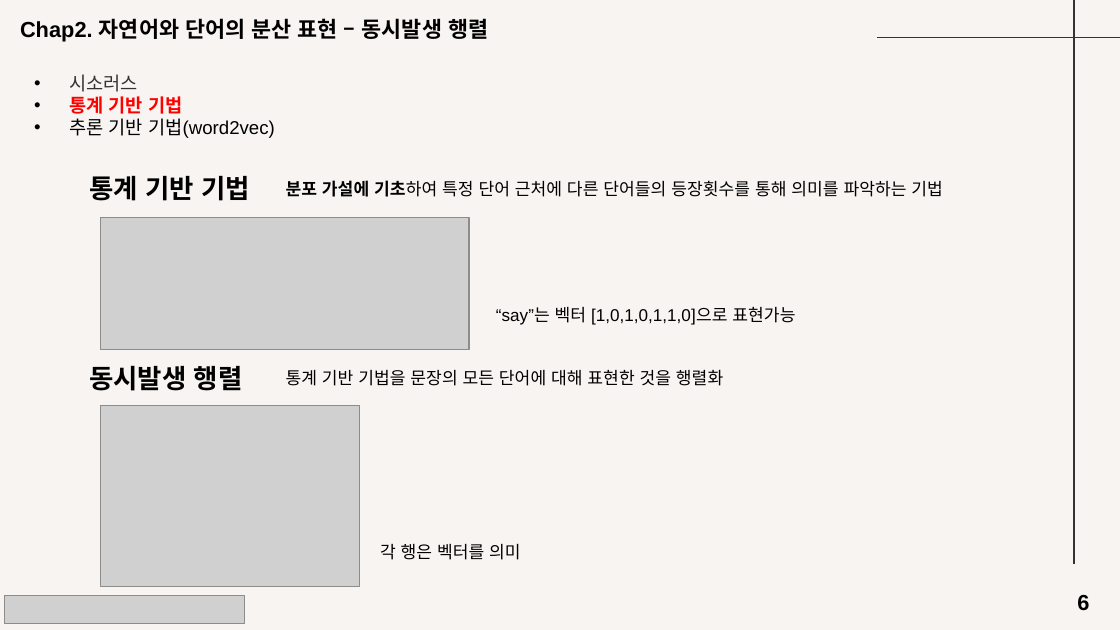
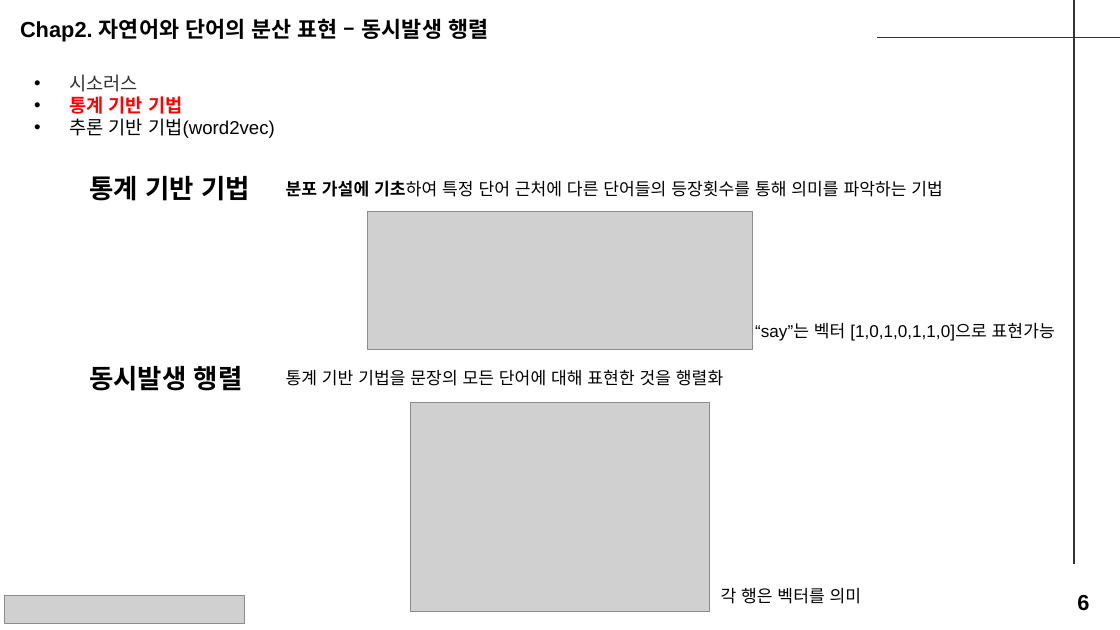
Before and after one commit to seungdeng/Deep-Learning-from-Scratch, a slide deck: slide 6 of study/발표자료/20250220_밑딥2_이승건_chap234발표자료.pptx. Drawn at 1120x630 pixels with LibreOffice and Linux fonts; fonts in the diff are those of the drawing; grey boxes stand for pictures. Boxes give left, top, right and bottom in pixels: in the first picture for what was removed or moved away, otherwise in the second. Text is boxed around its words. In the diff, an @@ line names an element or a change of style, - is before the commit and + after.

```diff
--- a/study/발표자료/20250220_밑딥2_이승건_chap234발표자료.pptx
+++ b/study/발표자료/20250220_밑딥2_이승건_chap234발표자료.pptx
@@ background #F7F4F1 to #FFFFFF @@
@@ picture removed at box(101, 217, 469, 349) @@
@@ picture added at box(367, 212, 752, 349) @@
@@ text "“say”는 벡터 [1,0,1,0,1,1,0]으로 표현가능": place and size @@
-text "“say”는 벡터 [1,0,1,0,1,1,0]으로 표현가능" at box(496, 307, 795, 325)
+text "“say”는 벡터 [1,0,1,0,1,1,0]으로 표현가능" at box(755, 323, 1055, 341)
@@ picture: place and size @@
-picture at box(101, 405, 361, 587)
+picture at box(410, 402, 709, 610)
@@ text "각 행은 벡터를 의미": place and size @@
-text "각 행은 벡터를 의미" at box(380, 544, 521, 560)
+text "각 행은 벡터를 의미" at box(721, 588, 862, 604)
```
Also in this commit, not shown: 11 other slides changed, 7 slides added, 6 slides removed, 2 other files.
